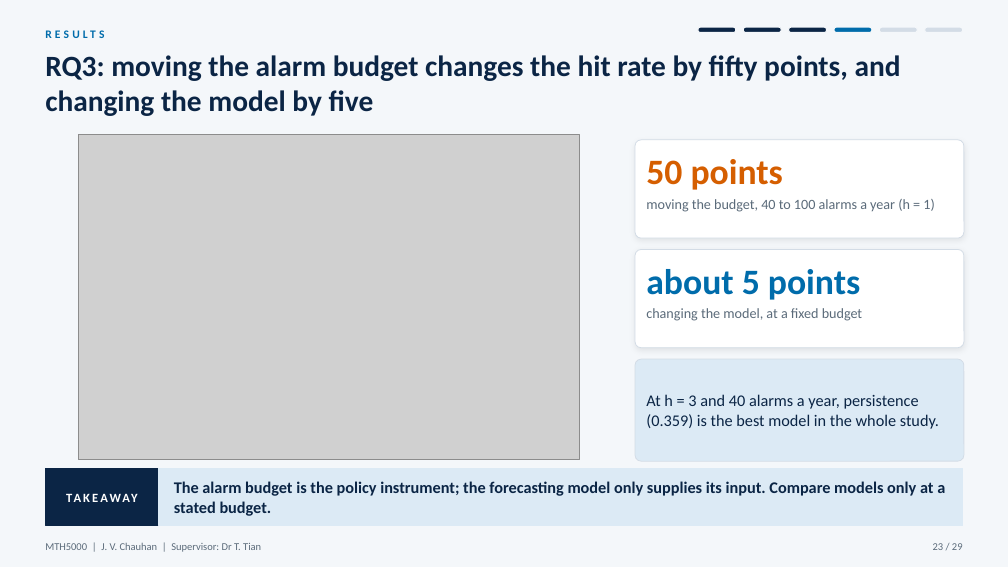
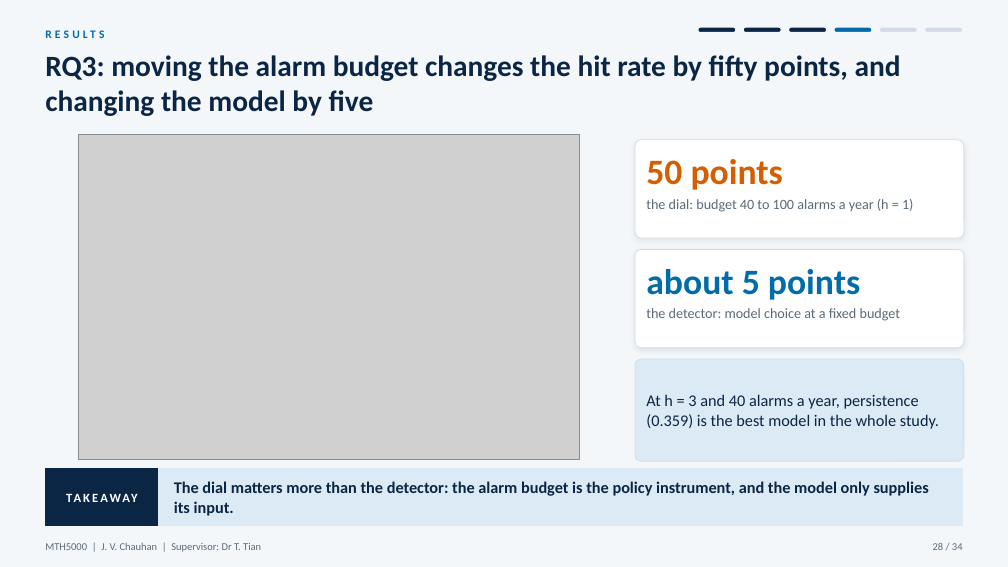
Before and after one commit to JC16092/mth5000-aqi-forecast, a slide deck: slide 28 of presentation_new/MTH5000_oral_presentation.pptx (slide 23 before the commit). Drawn at 1008x567 pixels with LibreOffice and Linux fonts; fonts in the diff are those of the drawing; grey boxes stand for pictures. Boxes give left, top, right and bottom in pixels: in the first picture for what was removed or moved away, otherwise in the second. Text is boxed around its words. In the diff, an @@ line names an element or a change of style, - is before the commit and + after.

```diff
--- a/presentation_new/MTH5000_oral_presentation.pptx
+++ b/presentation_new/MTH5000_oral_presentation.pptx
@@ text at (646,199,913,212): text changed @@
-moving the budget, 40 to 100 alarms a year (h = 1)
+the dial: budget 40 to 100 alarms a year (h = 1)
@@ text at (646,308,900,321): text changed @@
-changing the model, at a fixed budget
+the detector: model choice at a fixed budget
@@ text at (174,481,929,516): text changed @@
-The alarm budget is the policy instrument; the forecasting model only supplies its input. Compare models only at a stated budget.
+The dial matters more than the detector: the alarm budget is the policy instrument, and the model only supplies its input.
@@ text at (933,543,963,550): text changed @@
-23 / 29
+28 / 34
```
Also in this commit, not shown: 28 other slides changed, 6 slides added, 6 other files.
